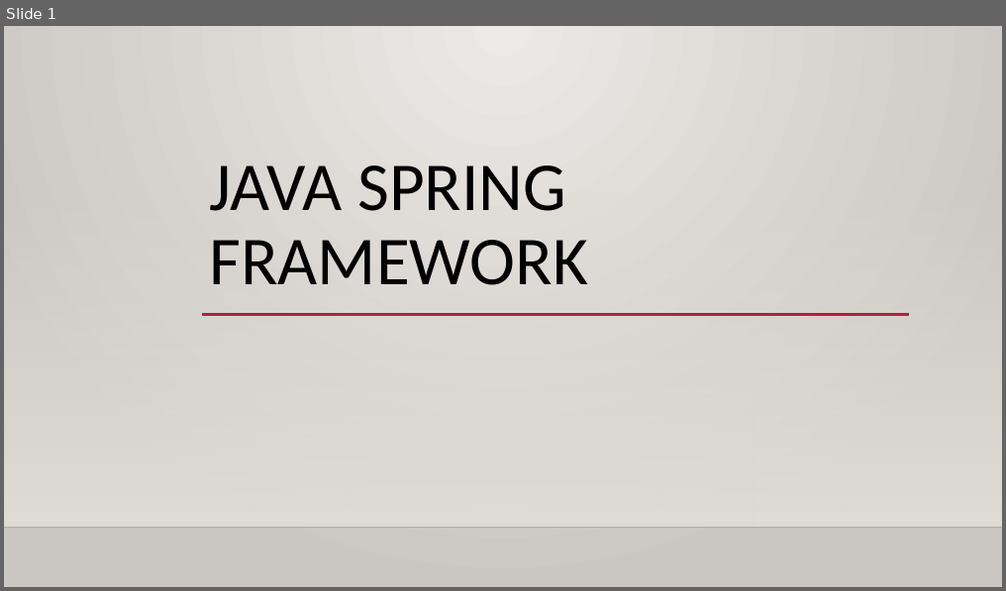
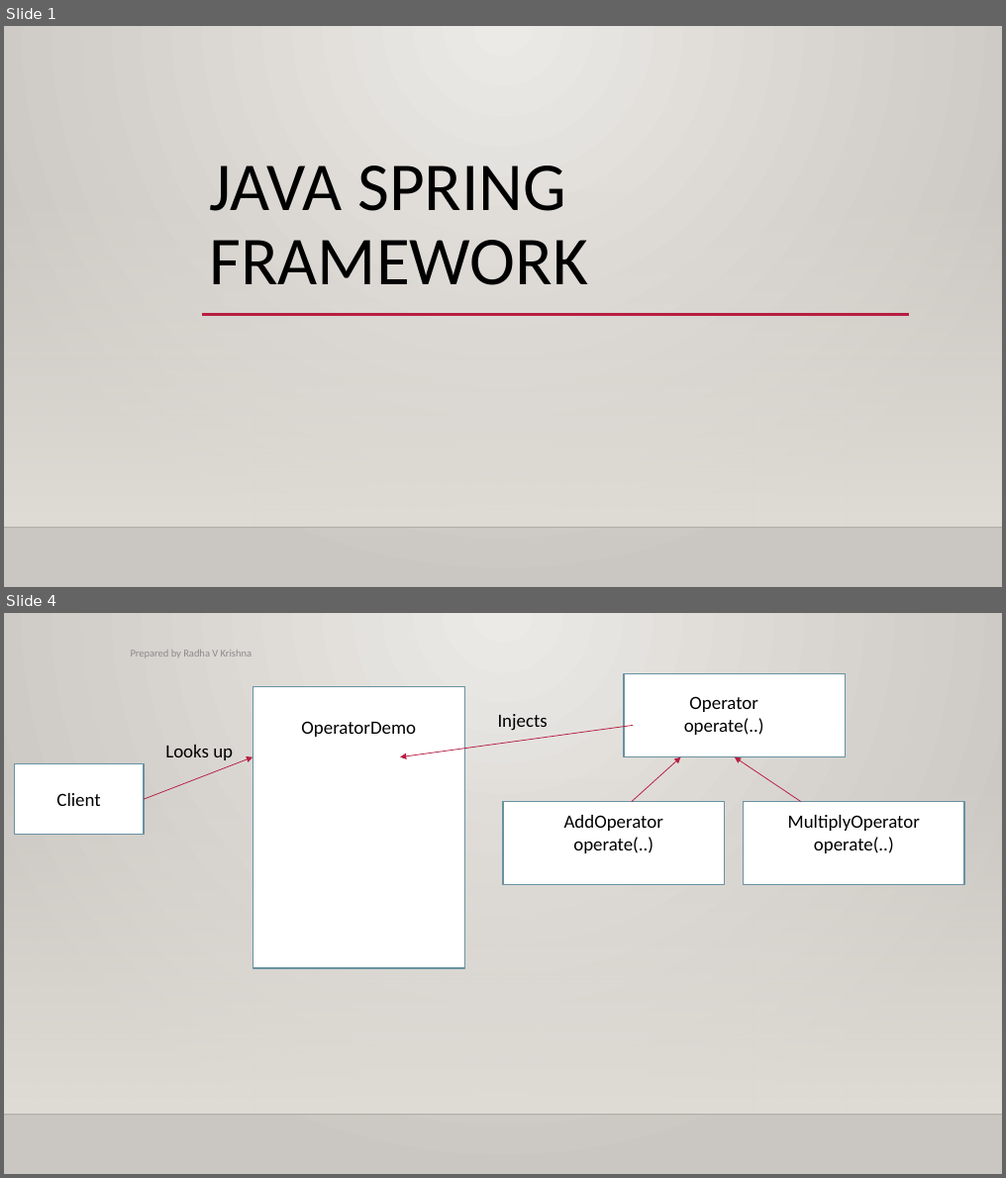
Before and after one commit to jaganspringboot/radhavkrishna1994, a slide deck: Springmaterial/ppts/Java Spring Framework.pptx. Shown one above the other, each under a label of ours: slide 1 before the commit, slides 1 and 4 after it; the slides between them are not shown. The pictures are 1006x591 and 1006x1178 pixels, drawn with LibreOffice and Linux fonts; fonts in the diff are those of the drawing; background and template pictures are left out. Boxes give left, top, right and bottom in pixels: in the first picture for what was removed or moved away, otherwise in the second. Text is boxed around its words. In the diff, an @@ line names an element or a change of style, - is before the commit and + after.

```diff
--- a/Springmaterial/ppts/Java Spring Framework.pptx
+++ b/Springmaterial/ppts/Java Spring Framework.pptx
@@ slide 4 added at [4, 613, 1002, 1174], background gradient #ECEAE7 to #CAC7C1; not listed: 2 template elements that a slide beside it also shows @@
@@ text added at [131, 650, 252, 658], 10 pt, text #8C8C8C @@
+Prepared by Radha V Krishna
@@ rectangle added at [252, 687, 464, 968], fill #FFFFFF, outline #6892A0 1.25 pt, 18 pt, text #000000 @@
+OperatorDemo
@@ rectangle added at [624, 673, 846, 757], fill #FFFFFF, outline #6892A0 1.25 pt @@
@@ text added at [684, 696, 764, 735], 18 pt, text #000000 @@
+Operator
+operate(..)
@@ arrow added from (633, 725) to (400, 758), #B71E42 0.75 pt @@
@@ text added at [498, 714, 548, 731], 18 pt, text #000000 @@
+Injects
@@ arrow added from (144, 799) to (252, 758), #B71E42 0.75 pt @@
@@ text added at [165, 745, 233, 761], 18 pt, text #000000 @@
+Looks up
@@ arrow added from (632, 802) to (681, 758), #B71E42 0.75 pt @@
@@ arrow added from (801, 802) to (735, 758), #B71E42 0.75 pt @@
@@ rectangle added at [15, 764, 144, 835], fill #FFFFFF, outline #6892A0 1.25 pt, 18 pt, text #000000 @@
+Client
@@ rectangle added at [503, 802, 725, 884], fill #FFFFFF, outline #6892A0 1.25 pt, 18 pt, text #000000 @@
+AddOperator
+operate(..)
@@ rectangle added at [744, 802, 965, 884], fill #FFFFFF, outline #6892A0 1.25 pt, 18 pt, text #000000 @@
+MultiplyOperator
+operate(..)
```
Also in this commit, not shown: 10 slides changed, 6 other slides added, 17 slides removed, 3 other files.
